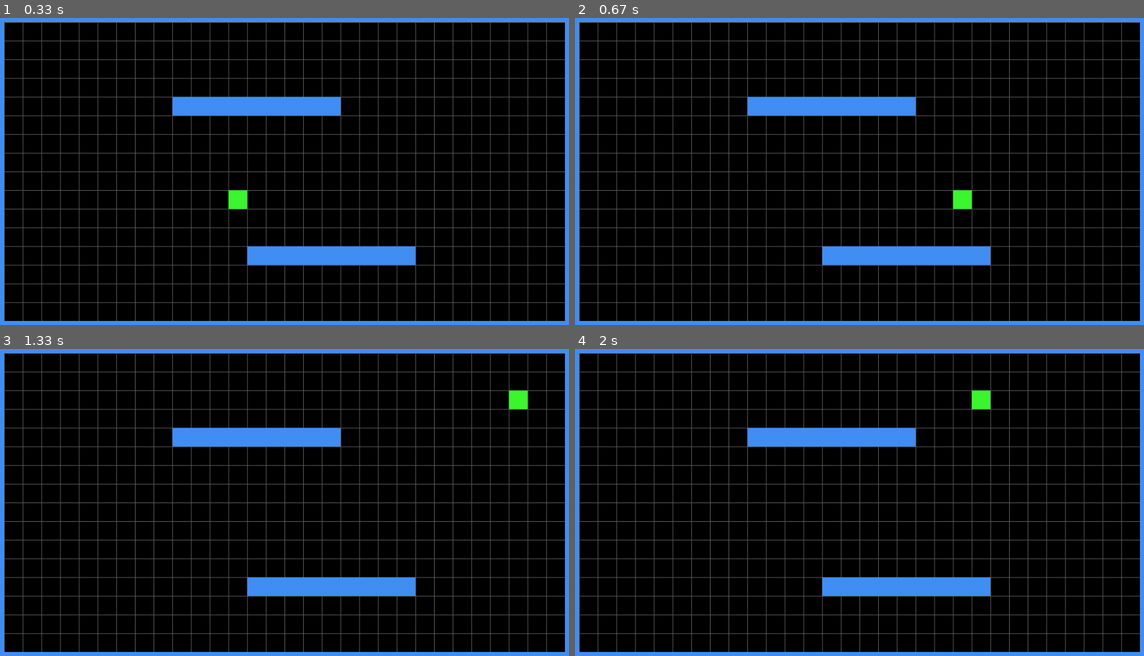
Above: before the commit, frames 1-4 (two rows, left to right).
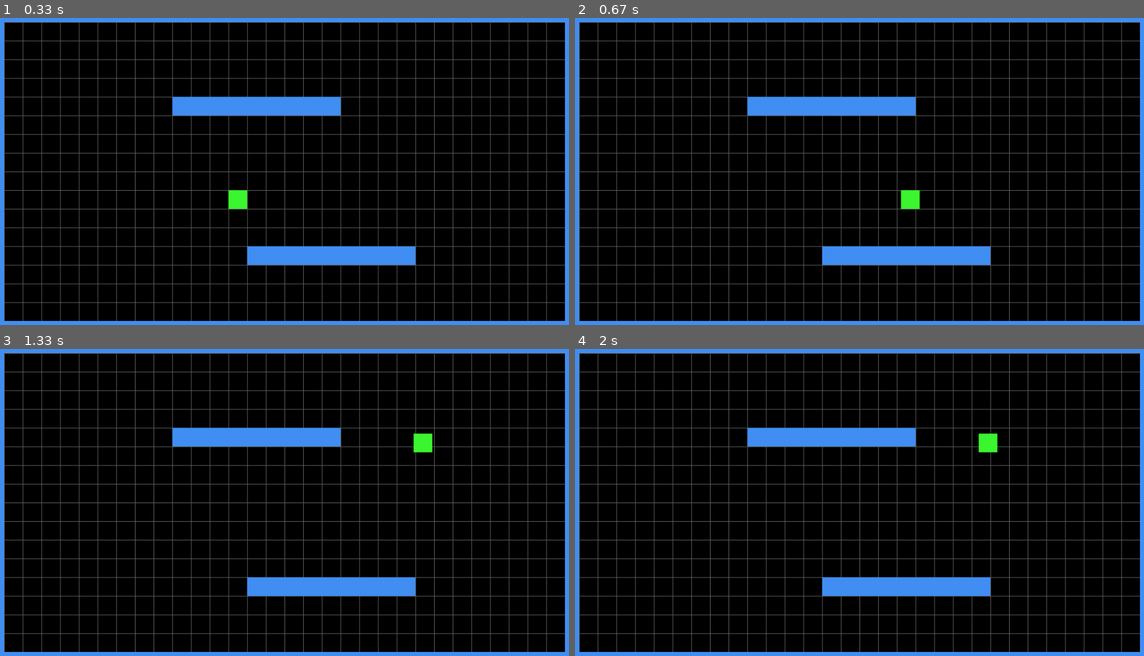
Above: after the commit, the same moments.

Repository: bly852/ICS3U1
Game: pygame game, started from (19.12.06) Culminating/game.py
Same seed, same stepped clock (60 frames per second), same inputs: the game is played once before the commit and once after it.
Inputs:
- Up to frame 1 (0.33 s): no input
- Up to frame 2 (0.67 s): hold D from 0.33 s (still down)
- Up to frame 3 (1.33 s): release D at 0.8 s; hold W 0.83-1.13 s; hold D from 1.17 s (still down)
- Up to frame 4 (2 s): release D at 1.63 s; hold A from 1.67 s (still down)

Frame 1 is identical in both runs. In frame 2, 0.4% of the frame differs, in the area x 57-70%, y 56-63%; in frame 3, 0.4%, in the area x 72-93%, y 13-34%; in frame 4, 0.4%.

Commit message:
Added smooth movement update

Diff:
--- a/(19.12.06) Culminating/game.py
+++ b/(19.12.06) Culminating/game.py
@@ -11,6 +11,7 @@
 from sprites import *
 from os import path
 
+
 class Game:
     def __init__(self):
         # initialize game window
@@ -19,9 +20,9 @@
         pygame.display.set_caption(title)
         self.fpsClock = pygame.time.Clock()
         pygame.key.set_repeat(1, 50)
-        self.loadData()
+        self.map_loader()
 
-    def loadData(self):
+    def map_loader(self):
         game_folder = path.dirname(__file__)
         map_folder = path.join(game_folder, 'maps')
         self.map_data = []
@@ -76,14 +77,8 @@
             if event.type == pygame.QUIT:
                 self.quit()
             if event.type == KEYDOWN:
-                if event.key == K_a:
-                    self.player.move(dirx=-1)
-                if event.key == K_d:
-                    self.player.move(dirx=1)
-                if event.key == K_w:
-                    self.player.move(diry=-1)
-                if event.key == K_s:
-                    self.player.move(diry=1)
+                if event.key == K_ESCAPE:
+                    self.quit()
 
     def show_start_screen(self):
         # game start screen
--- a/(19.12.06) Culminating/settings.py
+++ b/(19.12.06) Culminating/settings.py
@@ -21,3 +21,6 @@
 tileSize = 32
 gridWidth = width / tileSize
 gridHeight = height / tileSize
+
+# player settings
+player_speed = 500
--- a/(19.12.06) Culminating/sprites.py
+++ b/(19.12.06) Culminating/sprites.py
@@ -11,23 +11,52 @@
         self.image = pygame.Surface((tileSize, tileSize))
         self.image.fill(green)
         self.rect = self.image.get_rect()
-        self.x = x
-        self.y = y
+        self.velX, self.velY = 0, 0
+        self.x = x * tileSize
+        self.y = y * tileSize
 
-    def move(self, dirx = 0, diry = 0):
-        if not self.wallCollision(dirx, diry):
-            self.x += dirx
-            self.y += diry
+    def get_keys(self):
+        self.velX, self.velY = 0, 0
+        keys = pygame.key.get_pressed()
+        if keys[pygame.K_a]:
+            self.velX = -player_speed
+        if keys[pygame.K_d]:
+            self.velX = player_speed
+        if keys[pygame.K_w]:
+            self.velY = -player_speed
+        if keys[pygame.K_s]:
+            self.velY = player_speed
 
-    def wallCollision(self, dirx, diry):
-        for wall in self.game.walls:
-            if wall.x == self.x + dirx and wall.y == self.y + diry:
-                return True
-        return False
+    def wall_collision(self, dir):
+        if dir == 'x':
+            collides = pygame.sprite.spritecollide(self, self.game.walls, False)
+            if collides:
+                if self.velX > 0:
+                    self.x = collides[0].rect.left - self.rect.width
+                if self.velX < 0:
+                    self.x = collides[0].rect.right
+                self.velX = 0
+                self.rect.x = self.x
+        if dir == 'y':
+            collides = pygame.sprite.spritecollide(self, self.game.walls, False)
+            if collides:
+                if self.velY > 0:
+                    self.y = collides[0].rect.top - self.rect.height
+                if self.velY < 0:
+                    self.y = collides[0].rect.bottom
+                self.velY = 0
+                self.rect.y = self.y
 
     def update(self):
-        self.rect.x = self.x * tileSize
-        self.rect.y = self.y * tileSize
+        self.get_keys()
+        self.x += self.velX * self.game.dt
+        self.y += self.velY * self.game.dt
+        self.rect.x = self.x
+        self.wall_collision('x')
+        self.rect.y = self.y
+        self.wall_collision('y')
+
+
 
 class Wall(pygame.sprite.Sprite):
     def __init__(self, game, x, y):
